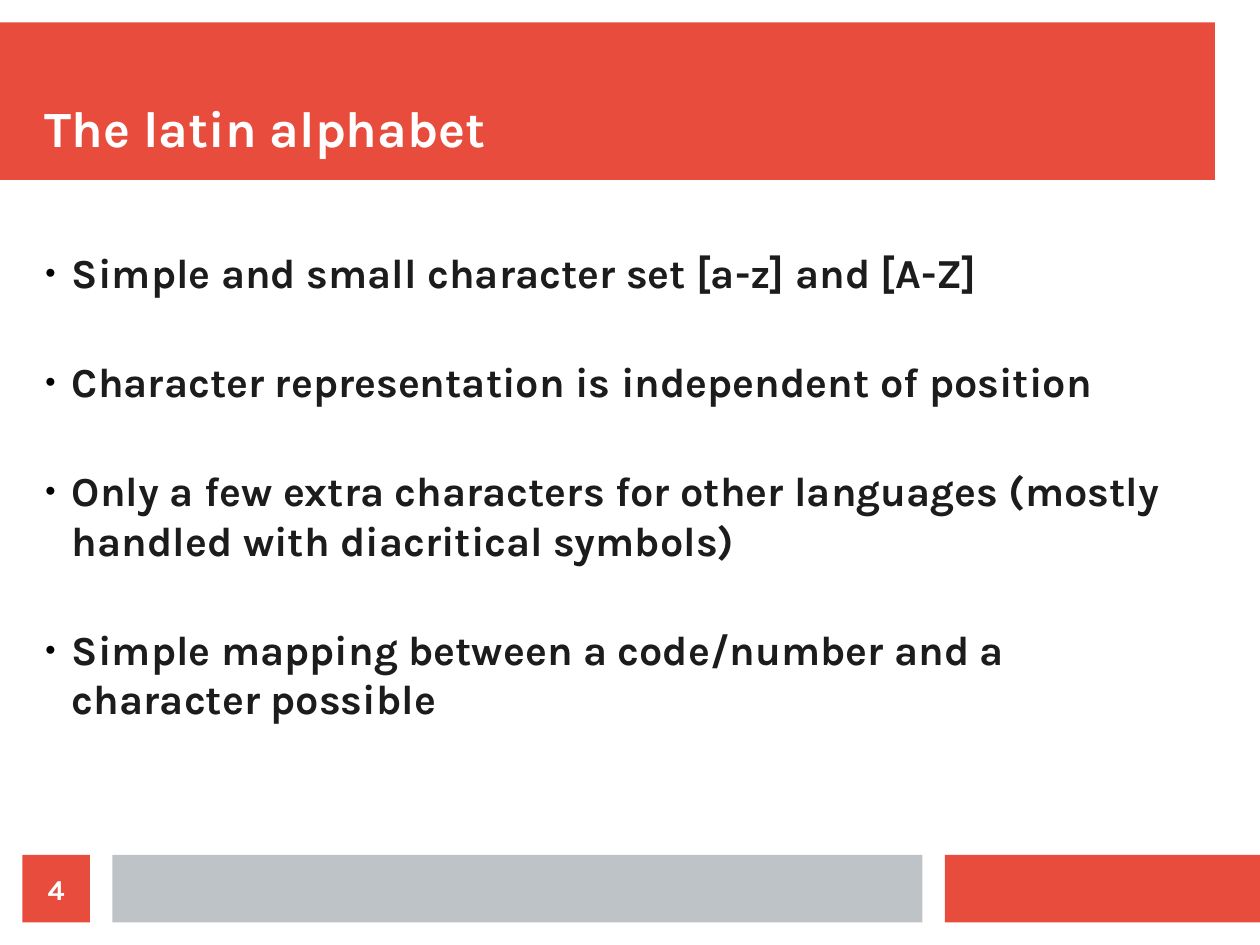
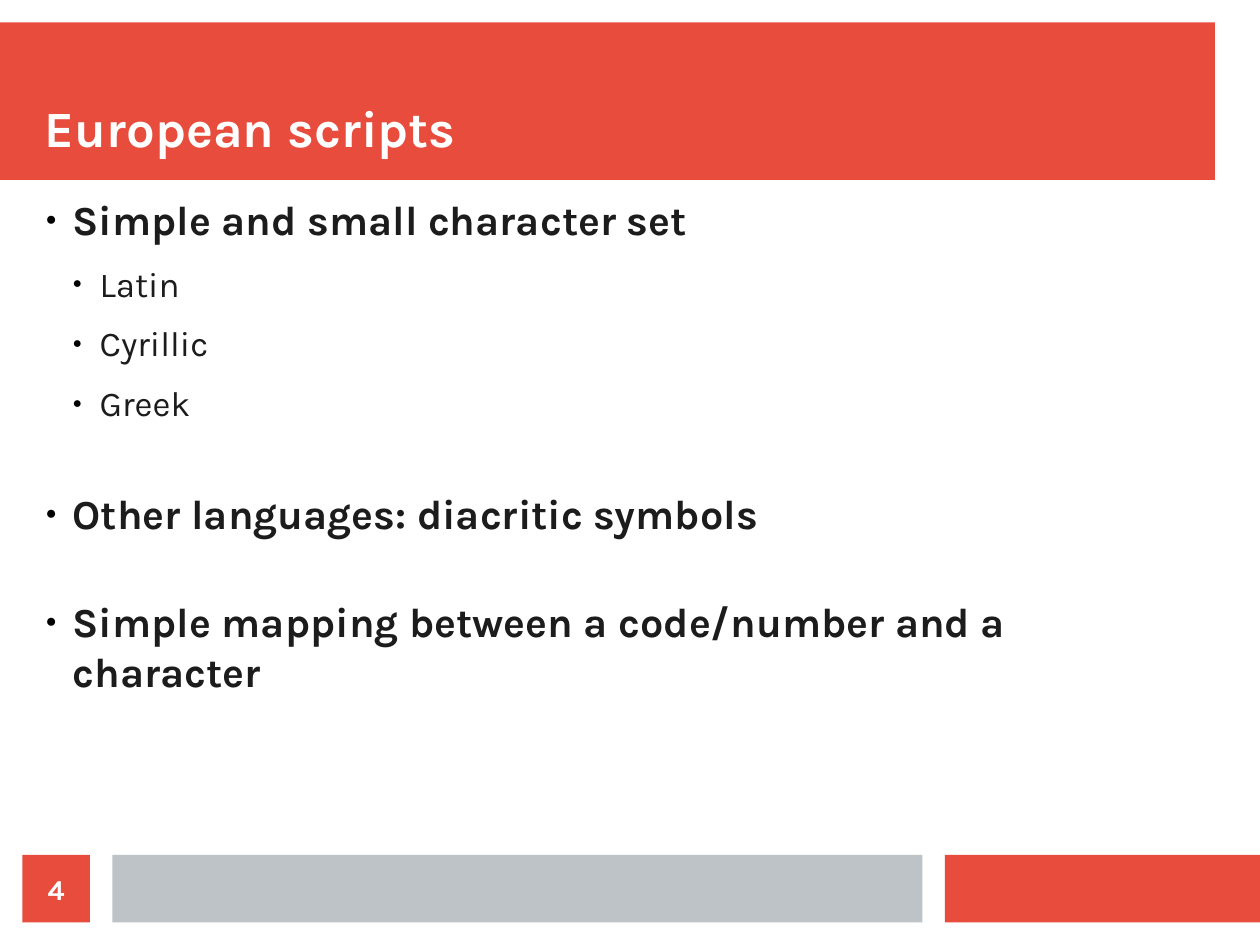
Before and after one commit to CPPUserGroups/Germany-Hamburg, a slide deck: slide 4 of unicode/slides.odp. Drawn at 1260x945 pixels with LibreOffice and Linux fonts; fonts in the diff are those of the drawing. Boxes give left, top, right and bottom in pixels: in the first picture for what was removed or moved away, otherwise in the second. Text is boxed around its words. In the diff, an @@ line names an element or a change of style, - is before the commit and + after.

Commit message:
Updated presentation

```diff
--- a/unicode/slides.odp
+++ b/unicode/slides.odp
@@ title at box(45, 111, 455, 159): text changed @@
-The latin alphabet
+European scripts
@@ text at box(73, 205, 1005, 688): text changed @@
-● Simple and small character set [a-z] and [A-Z]
-● Character representation is independent of position
-● Only a few extra characters for other languages (mostly handled with diacritical symbols)
-● Simple mapping between a code/number and a character possible
+● Simple and small character set
+  ● Latin
+  ● Cyrillic
+  ● Greek
+● Other languages: diacritic symbols
+● Simple mapping between a code/number and a character
```
Also in this commit, not shown: 4 other slides changed, 8 slides added, 1 slide removed, 2 other files.
